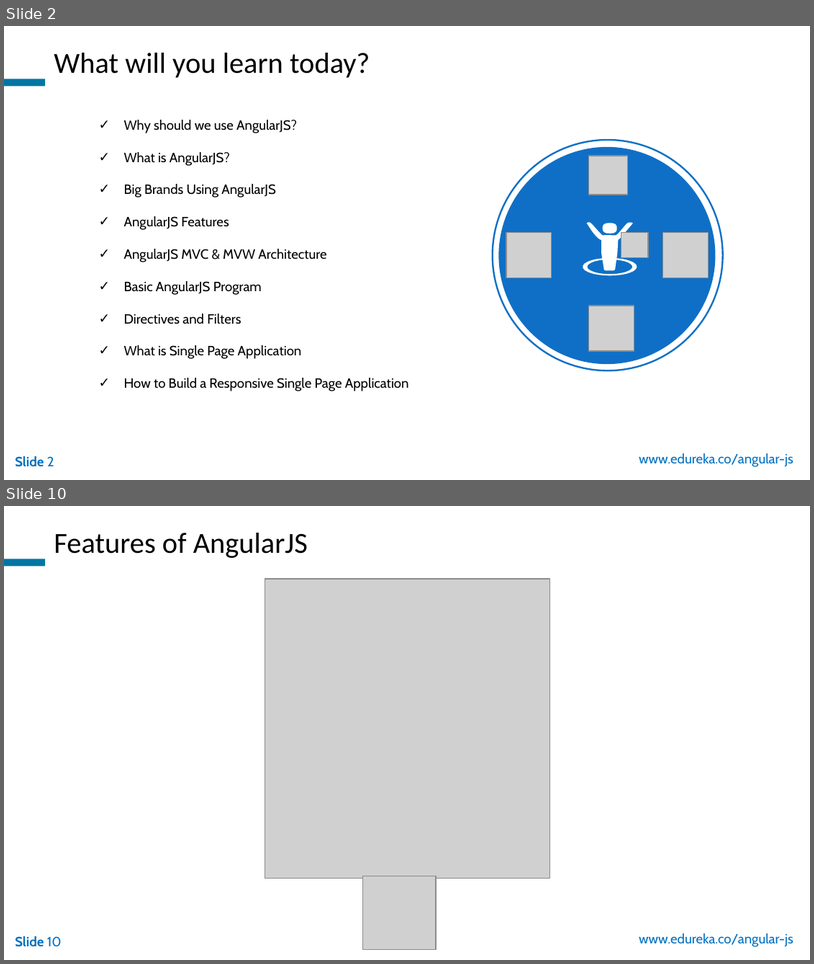
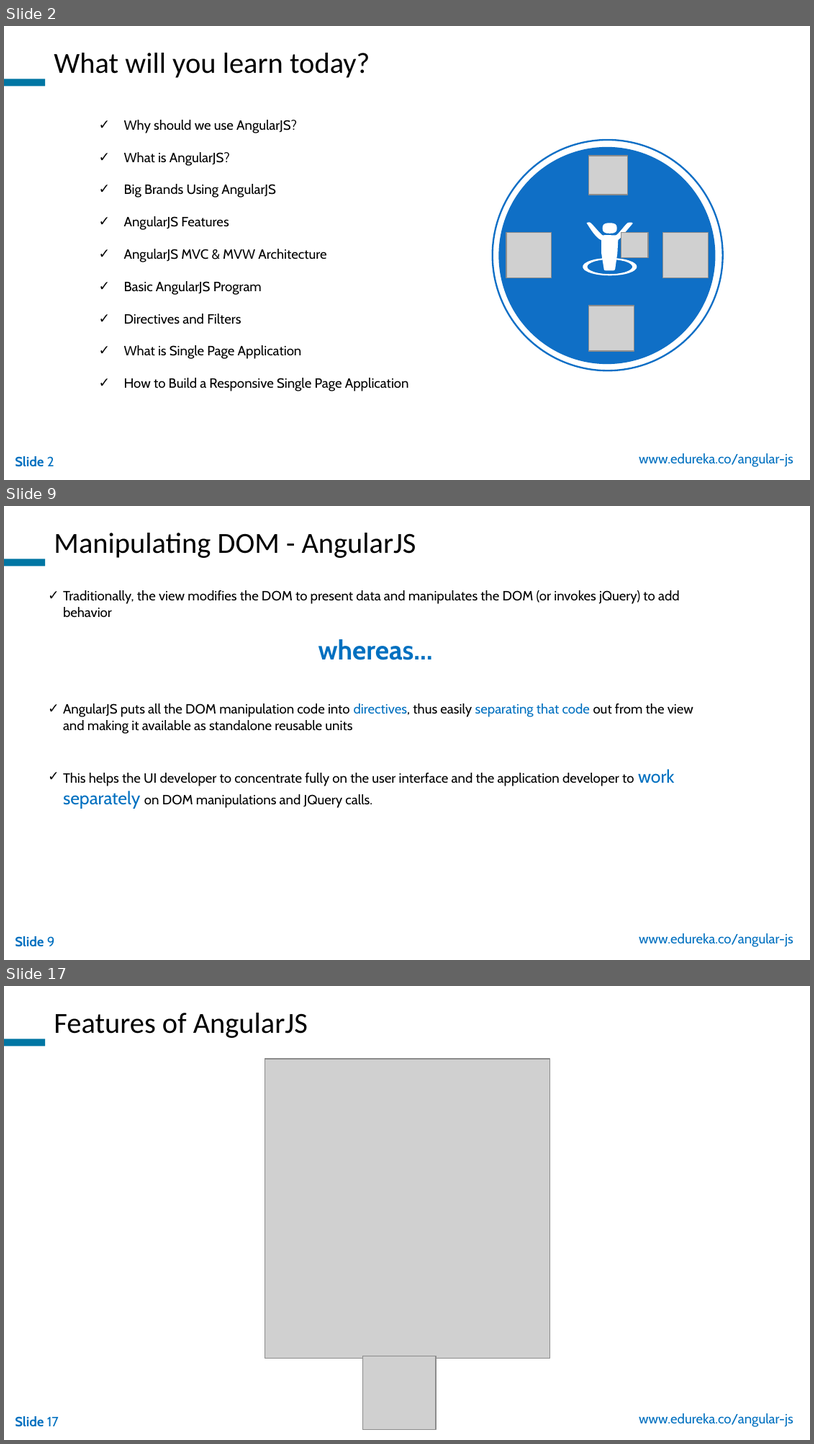
Before and after one commit to Donaldvan/devops-tools, a slide deck: TechBU/AngularJS/Getting Started With AngularJS/AngularJS_WP_21Oct.pptx. Shown one above the other, each under a label of ours: slides 2 and 10 before the commit, slides 2, 9 and 17 after it; the slides between them are not shown. The pictures are 814x964 and 814x1444 pixels, drawn with LibreOffice and Linux fonts; fonts in the diff are those of the drawing; grey boxes stand for pictures; background and template pictures are left out. Boxes give left, top, right and bottom in pixels: in the first picture for what was removed or moved away, otherwise in the second. Text is boxed around its words. In the diff, an @@ line names an element or a change of style, - is before the commit and + after.

Commit message:
Angular Webinar

```diff
--- a/TechBU/AngularJS/Getting Started With AngularJS/AngularJS_WP_21Oct.pptx
+++ b/TechBU/AngularJS/Getting Started With AngularJS/AngularJS_WP_21Oct.pptx
@@ slide 9 added at [4, 506, 810, 960], background picture (left out); not listed: 3 template elements that a slide beside it also shows @@
@@ text added at [54, 533, 417, 558], 26 pt, text #000000 @@
+Manipulating DOM - AngularJS
@@ text added at [63, 590, 694, 808], 12 pt, text #000000 @@
+✓ Traditionally, the view modifies the DOM to present data and manipulates the DOM (or invokes jQuery) to add behavior
+✓ AngularJS puts all the DOM manipulation code into directives, thus easily separating that code out from the view and making it available as standalone reusable units
+✓ This helps the UI developer to concentrate fully on the user interface and the application developer to work separately on DOM manipulations and JQuery calls.
@@ text added at [319, 639, 433, 660], 24 pt, text #0070C0, bold @@
+whereas…
@@ what was slide 10 is now slide 17 @@
@@ page number at [15, 1416, 59, 1427]: text changed @@
-Slide 10
+Slide 17
```
Also in this commit, not shown: 10 slides changed, 11 other slides added, 4 slides removed.
